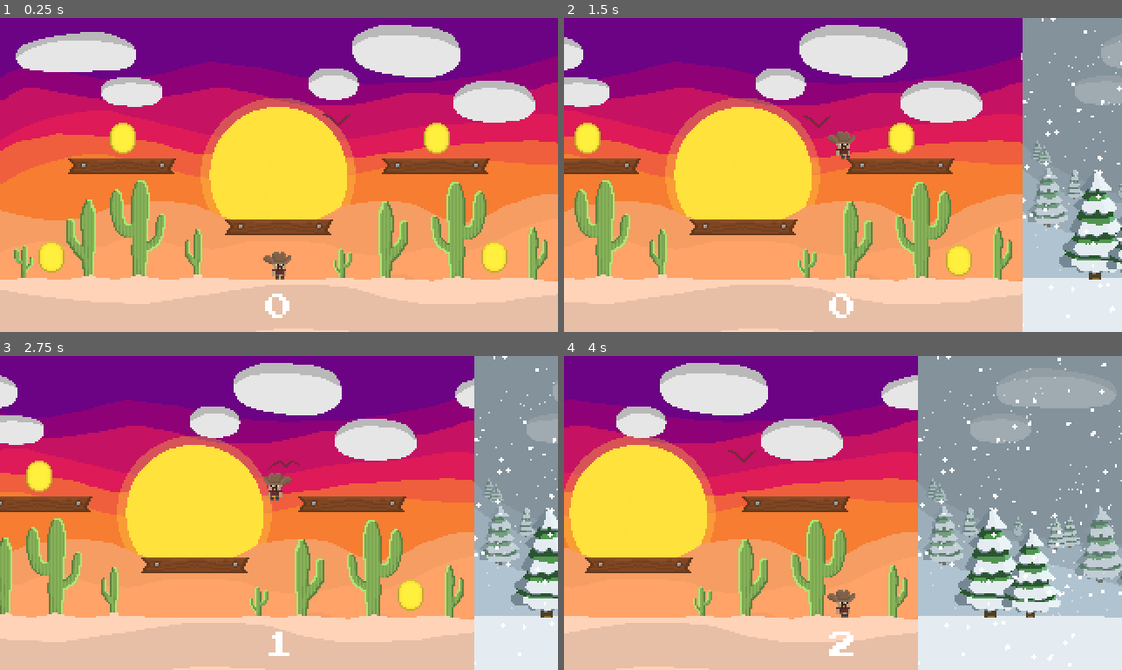
Above: before the commit, frames 1-4 (two rows, left to right).
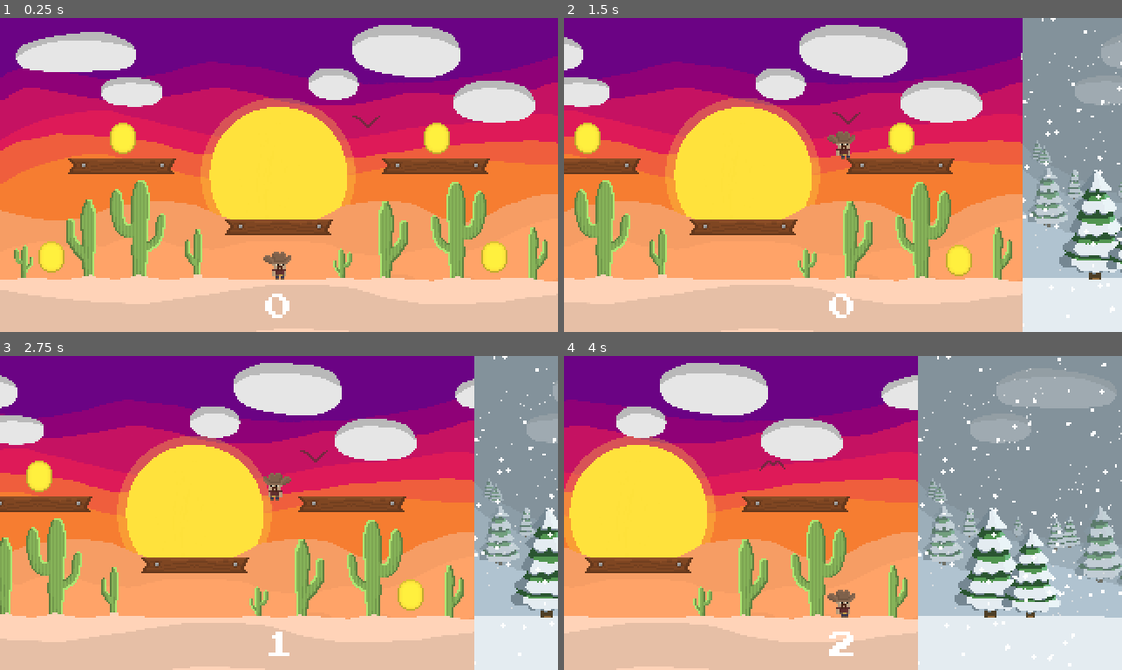
Above: after the commit, the same moments.

Repository: T-ayy-lor/Capstone
Game: Godot game, scene res://Main.tscn
Two runs of this game, one before a commit and one after it. Both use one fixed random seed, a clock stepped at 60 frames per second and the inputs below.
Inputs:
- Up to frame 1 (0.25 s): no input
- Up to frame 2 (1.5 s): hold D (move_right) from 0.53 s (still down); tap Space (jump) at 0.6, 0.77, 1.07, 1.35 s
- Up to frame 3 (2.75 s): tap Space (jump) at 1.52, 1.82, 2.1 s; release D (move_right) at 2.03 s; hold A (move_left) from 2.03 s (still down)
- Up to frame 4 (4 s): release A (move_left) at 2.78 s; hold D (move_right) from 2.78 s (still down); tap Space (jump) at 2.85, 3.02, 3.32, 3.6, 3.77 s

The runs differ from the first frame. In frame 1, less than 0.1% of the frame differs, in the area x 57-69%, y 30-35%; in frame 2, less than 0.1%; in frame 3, less than 0.1%; in frame 4, less than 0.1%.

Commit message:
added comments to plater.gd
I added comments to Player.gd to read it better and to prepare myself to add effects for the biomes

Diff:
--- a/Main.tscn
+++ b/Main.tscn
@@ -503,5 +503,5 @@
 position = Vector2( 0, -90 )
 z_index = -75
 frames = SubResource( 6 )
-frame = 197
+frame = 214
 playing = true
--- a/Player.gd
+++ b/Player.gd
@@ -1,13 +1,50 @@
 extends KinematicBody2D
 
+# -----------------------------------------------------------
+# PLAYER MOVEMENTS SETTINGS
+# THESE values are shown in the INSPECTOR because of export"
+# You can change them there without editing the code
+# -----------------------------------------------------------
+
+#Horizontal movement speed in pixles per sec.
 export var speed: float = 60.0
+
+# Strength of the upward jump
+# Code uses "jump_force" because negative Y moves upward in 2D Godot.
 export var jump_force: float = 220.0
+
+# Downward acceleration top every physics frame.
 export var gravity: float = 700.0
 
+# ------------------------------------------------------------
+# BIOME BASE VALUES
+# These store the original/default player movement values.
+# We need them so the player can return to normal after leaving
+# a biome or can receive a different biome's effect.
+# ------------------------------------------------------------
+
+var base_speed: float
+var base_jump_force: float
+var base_gravity: float
+
+# ------------------------------------------------------------
+# PLAYER STATE VARIABLES
+# ------------------------------------------------------------
+
+# Velocity stores player movement:
+# velocity.x = left/right movement
+# velocity.y = upward/downward movement
 var velocity: Vector2 = Vector2.ZERO
 
+# Gets the AnimatedSprite child node from Player.tscn.
+# This is used to play the idle and walk animations.
 onready var sprite: AnimatedSprite = $AnimatedSprite
 
+# ------------------------------------------------------------
+# PHYSICS PROCESS
+# Runs at a fixed physics rate.
+# Player movement, gravity, jumping, and collision belong here.
+# ------------------------------------------------------------
 
 func _physics_process(delta: float) -> void:
 	var direction: float = 0.0
